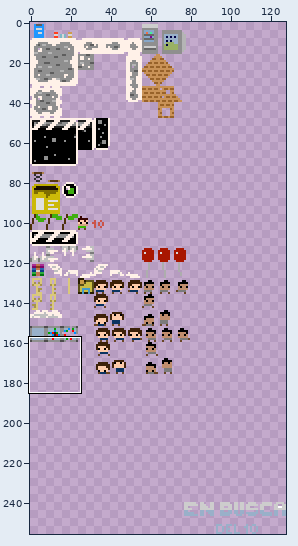
A sprite sheet gets an edit: src/2DGame/02-Bubble/02-Bubble/images/textures.png. Above: a wide view before the commit, with the close-up outlined.
Close-up. Old version:
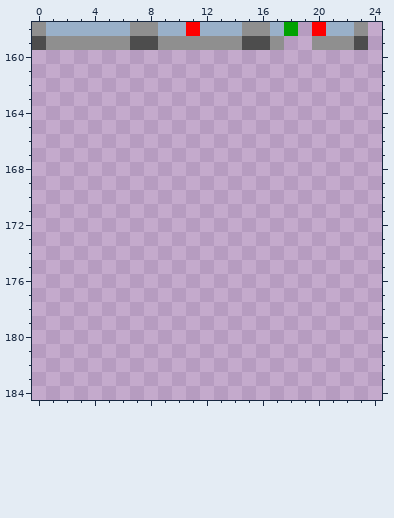
The file is 128x256 pixels. Pixels under 10% opacity are left out. Colours within 5 levels of each other are drawn and written as one. Shown: x 0..24, y 158..184. The commit also changed other parts of the picture, which this record leaves out.
After the commit:
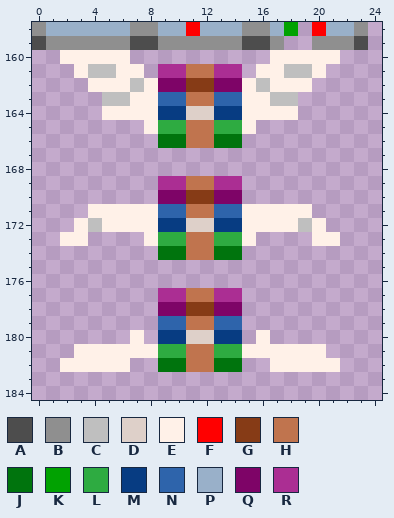
Palette (. is transparent): A #4d4d4d  B #8f8f8f  C #bfbfbf  D #ded0c9  E #fff1e8  F #ff0000  G #863b16  H #c0744e  J #00740d  K #01a201  L #2eab41  M #073c82  N #2e64ab  P #99b0c9  Q #7e0467  R #ab2e93
What changed:
The edit adds colour C in row 161 at x 4 to 5 and 18 to 19; in row 162 at x 7 and 16; in row 163 at x 5 to 6 and 17 to 18; in row 172 at x 4 and 19.
The edit adds colour D in row 164 at x 11 to 12; in row 172 at x 11 to 12; in row 180 at x 11 to 12.
The edit adds colour E in row 160 at x 2 to 6 and 17 to 21; in row 161 at x 3, 6 to 7, 16 to 17 and 20; in row 162 at x 4 to 6, 8, 15 and 17 to 19; in row 163 at x 7 to 8 and 15 to 16; in row 164 at x 5 to 8 and 15 to 18; in row 165 at x 8 and 15.
The edit adds colour E in row 171 at x 4 to 8 and 15 to 19; in row 172 at x 3, 5 to 8, 15 to 18 and 20; in row 173 at x 2 to 3, 8, 15 and 20 to 21; in row 180 at x 7 and 16; in row 181 at x 3 to 8 and 15 to 20; in row 182 at x 2 to 6 and 17 to 21.
The edit adds colour G in row 162 at x 11 to 12; in row 170 at x 11 to 12; in row 178 at x 11 to 12.
The edit adds colour H in row 161 at x 11 to 12; in row 163 at x 11 to 12; in rows 165 to 166 at x 11 to 12; in row 169 at x 11 to 12; in row 171 at x 11 to 12; in rows 173 to 174 at x 11 to 12.
The edit adds colour H in row 177 at x 11 to 12; in row 179 at x 11 to 12; in rows 181 to 182 at x 11 to 12.
The edit adds colour J in row 166 at x 9 to 10 and 13 to 14; in row 174 at x 9 to 10 and 13 to 14; in row 182 at x 9 to 10 and 13 to 14.
The edit adds colour L in row 165 at x 9 to 10 and 13 to 14; in row 173 at x 9 to 10 and 13 to 14; in row 181 at x 9 to 10 and 13 to 14.
The edit adds colour M in row 164 at x 9 to 10 and 13 to 14; in row 172 at x 9 to 10 and 13 to 14; in row 180 at x 9 to 10 and 13 to 14.
The edit adds colour N in row 163 at x 9 to 10 and 13 to 14; in row 171 at x 9 to 10 and 13 to 14; in row 179 at x 9 to 10 and 13 to 14.
The edit adds colour Q in row 162 at x 9 to 10 and 13 to 14; in row 170 at x 9 to 10 and 13 to 14; in row 178 at x 9 to 10 and 13 to 14.
The edit adds colour R in row 161 at x 9 to 10 and 13 to 14; in row 169 at x 9 to 10 and 13 to 14; in row 177 at x 9 to 10 and 13 to 14.
Pixel boxes of the changes (left, top, right, bottom) in both close-ups:
added: (60, 50, 340, 372)
